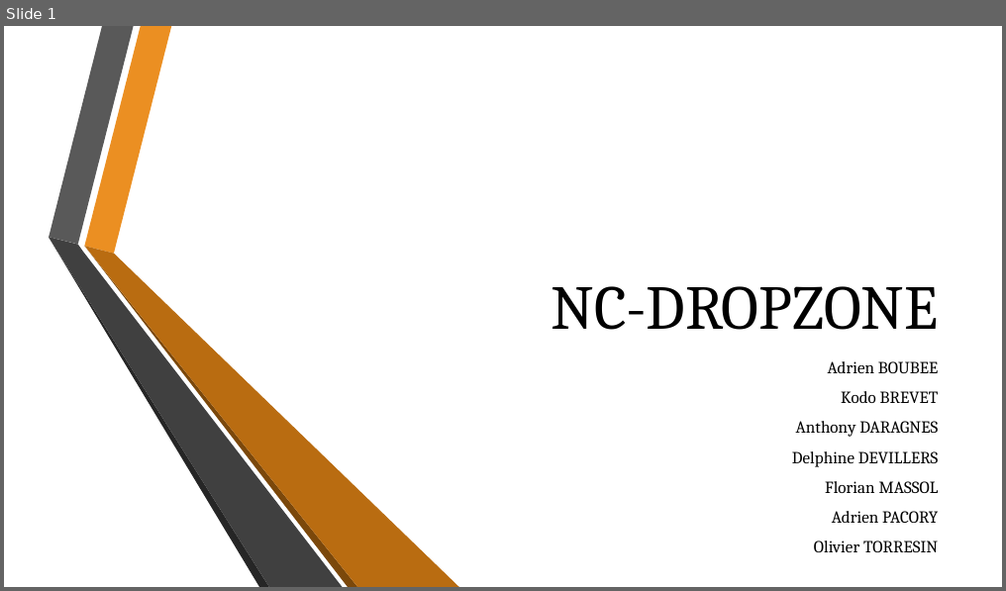
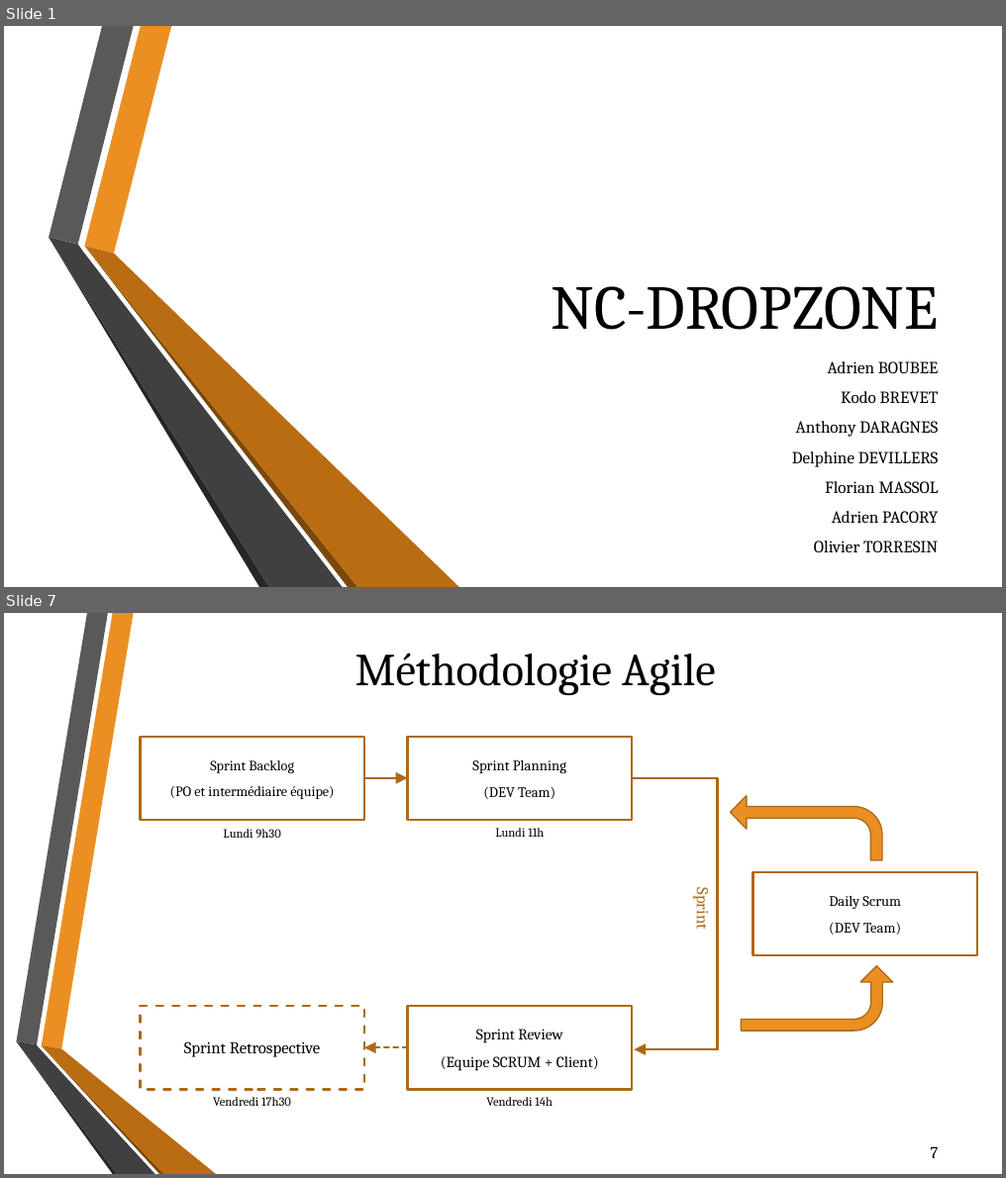
Before and after one commit to ddevillers/ncdz, a slide deck: NC-DROPZONE.pptx. Shown one above the other, each under a label of ours: slide 1 before the commit, slides 1 and 7 after it; the slides between them are not shown. The pictures are 1006x591 and 1006x1178 pixels, drawn with LibreOffice and Linux fonts; fonts in the diff are those of the drawing; background and template pictures are left out. Boxes give left, top, right and bottom in pixels: in the first picture for what was removed or moved away, otherwise in the second. Text is boxed around its words. In the diff, an @@ line names an element or a change of style, - is before the commit and + after.

```diff
--- a/NC-DROPZONE.pptx
+++ b/NC-DROPZONE.pptx
@@ slide 7 added at (4, 613, 1002, 1174), background picture (left out) @@
@@ title added at (355, 653, 716, 695), 44 pt, text #000000 @@
+Méthodologie Agile
@@ rectangle added at (141, 737, 364, 820), outline #AE6A19 2.25 pt @@
@@ text added at (170, 761, 334, 799), 13.6 pt, text #000000 @@
+Sprint Backlog
+(PO et intermédiaire équipe)
@@ rectangle added at (408, 737, 632, 820), outline #AE6A19 2.25 pt @@
@@ text added at (472, 761, 566, 799), 14 pt, text #000000 @@
+Sprint Planning
+(DEV Team)
@@ arrow added from (364, 778) to (408, 778), #AD6816 2.25 pt @@
@@ line added from (633, 778) to (718, 778), #AD6816 2.25 pt @@
@@ line added from (718, 1051) to (718, 778), #AD6816 2.25 pt @@
@@ bent arrow added at (731, 796, 882, 861), fill #EB8F22, outline #AE6A19 1.25 pt @@
@@ text added at (223, 829, 280, 838), 12 pt, text #000000 @@
+Lundi 9h30
@@ text added at (495, 828, 544, 837), 12 pt, text #000000 @@
+Lundi 11h
@@ rectangle added at (753, 872, 978, 957), outline #AE6A19 2.25 pt @@
@@ text added at (693, 892, 715, 929), 16 pt, text #AD6917 @@
+Sprint
@@ text added at (829, 896, 901, 935), 14 pt, text #000000 @@
+Daily Scrum
+(DEV Team)
@@ bent arrow added at (742, 966, 893, 1032), fill #EB8F22, outline #AE6A19 1.25 pt @@
@@ rectangle added at (141, 1006, 364, 1090), outline #AE6A19 2.25 pt dashed @@
@@ rectangle added at (408, 1006, 632, 1090), outline #AE6A19 2.25 pt @@
@@ group added at (16, 613, 216, 1174): 6 freeform shapes @@
@@ text added at (184, 1042, 321, 1058), 16 pt, text #000000 @@
+Sprint Retrospective
@@ arrow added from (408, 1048) to (364, 1048), #AD6816 2.25 pt dashed @@
@@ text added at (441, 1029, 599, 1071), 14.8 pt, text #000000 @@
+Sprint Review
+(Equipe SCRUM + Client)
@@ arrow added from (718, 1051) to (635, 1051), #AD6816 2.25 pt @@
@@ text added at (213, 1097, 291, 1106), 12 pt, text #000000 @@
+Vendredi 17h30
@@ text added at (486, 1097, 552, 1106), 12 pt, text #000000 @@
+Vendredi 14h
@@ page number added at (931, 1147, 939, 1158), 16 pt, text #000000 @@
+7
```
Also in this commit, not shown: 8 slides changed, 4 other slides added, 1 slide removed, 1 other file.
